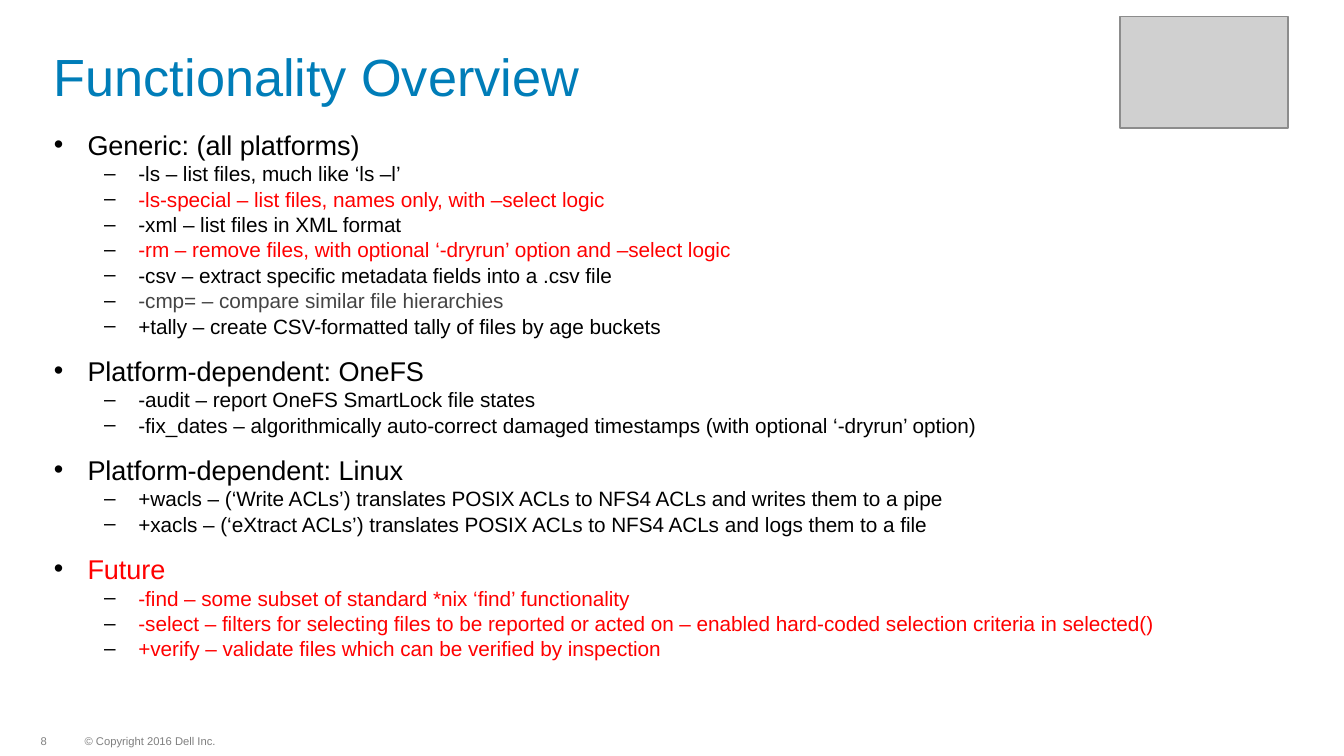
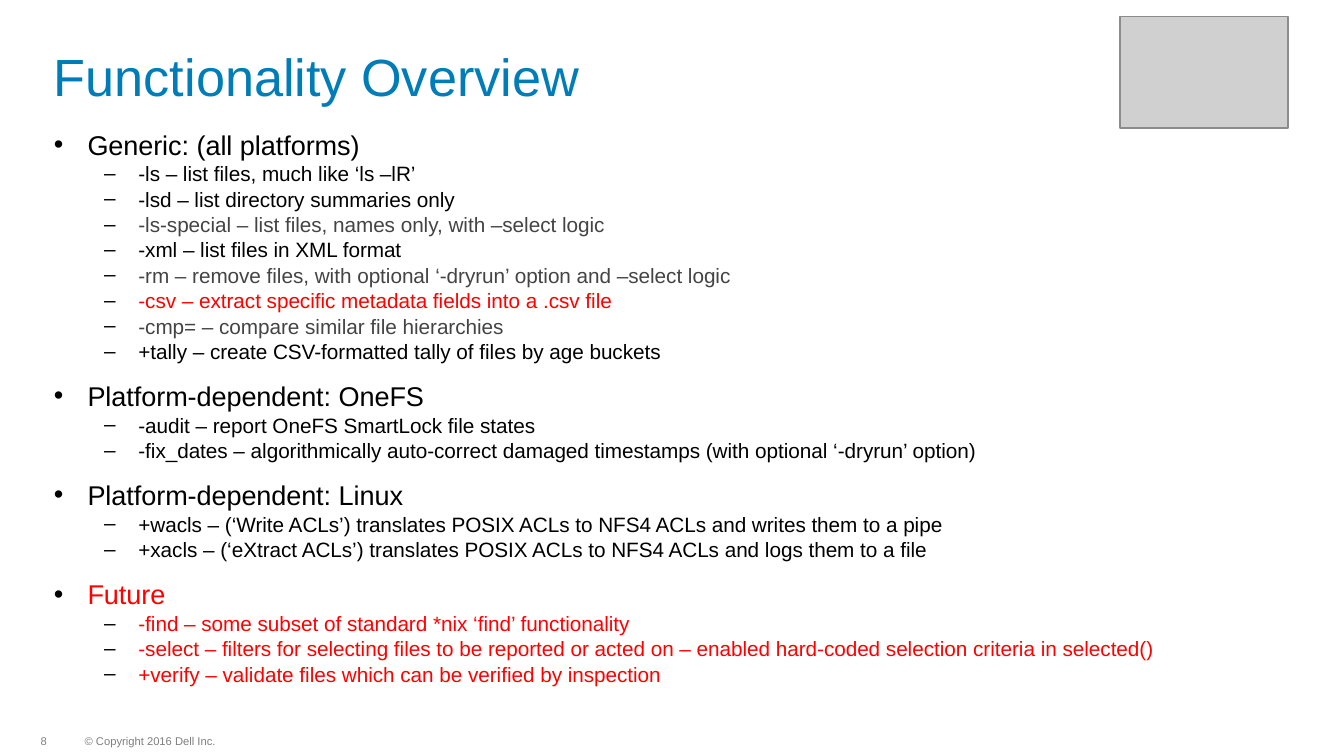
Before and after one commit to WhizBob/pwalk, a slide deck: slide 8 of doc/pwalk_slides.pptx. Drawn at 1344x756 pixels with LibreOffice and Linux fonts; fonts in the diff are those of the drawing; grey boxes stand for pictures; background and template pictures are left out. Boxes give left, top, right and bottom in pixels: in the first picture for what was removed or moved away, otherwise in the second. Text is boxed around its words. In the diff, an @@ line names an element or a change of style, - is before the commit and + after.

```diff
--- a/doc/pwalk_slides.pptx
+++ b/doc/pwalk_slides.pptx
@@ text at [138,166,455,211]: text changed @@
-  – -ls – list files, much like ‘ls –l’
+  – -ls – list files, much like ‘ls –lR’
+  – -lsd – list directory summaries only
@@ text at [138,217,730,313]: text colour #FF0000 to #444444 in "-ls-special – list files, names only, with ...", "-rm – remove files, with optional ‘-dryrun’ ..."; text colour #000000 to #FF0000 in "-csv – extract specific metadata fields into ..." @@
```
Also in this commit, not shown: 12 other slides changed, 1 slide added, 1 other file.
